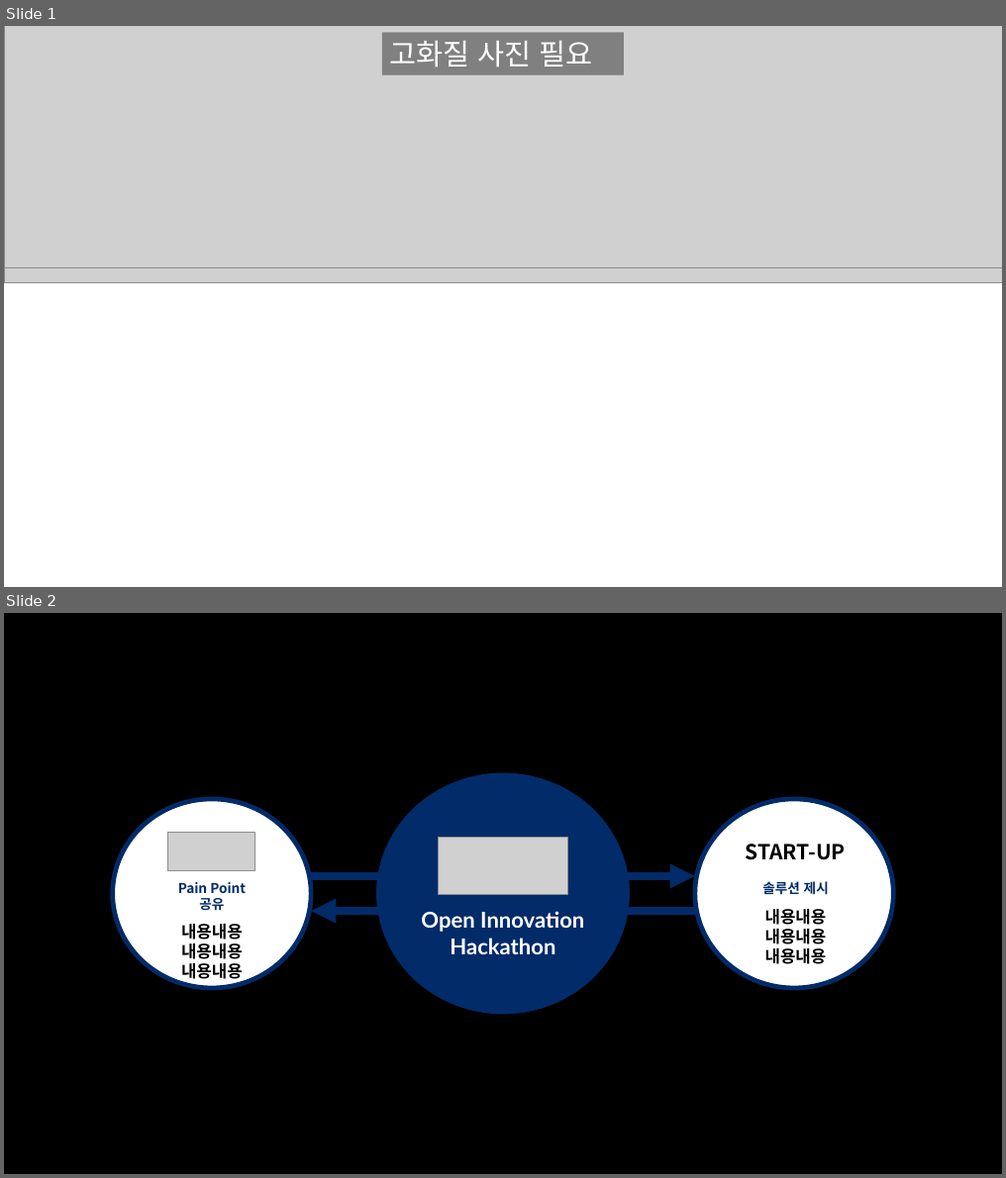
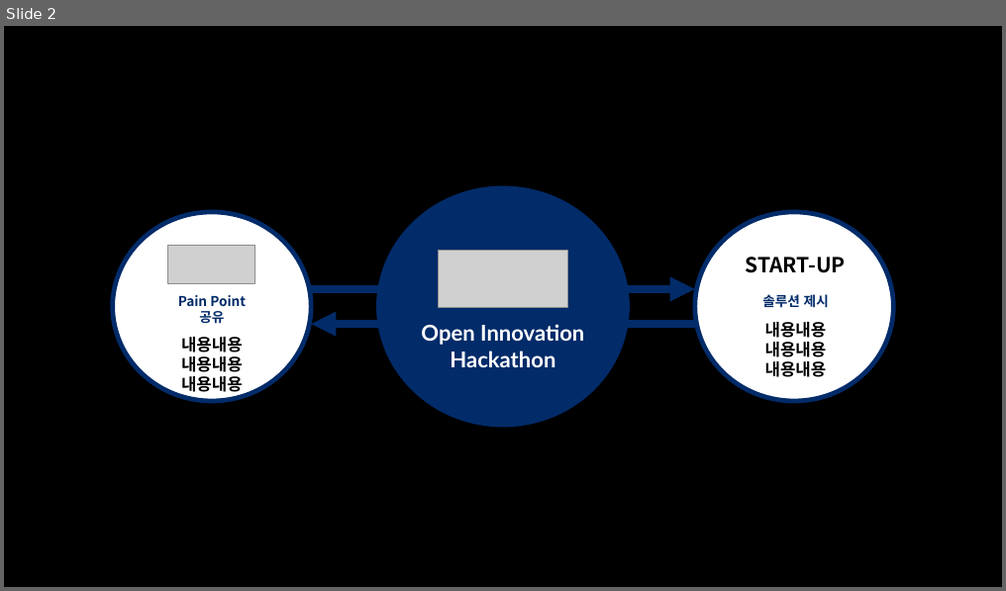
Before and after one commit to kingdoheee/batkoreaOIH, a slide deck: images/수정이미지.pptx. Shown one above the other, each under a label of ours: slides 1 and 2 before the commit, slide 2 after it. The pictures are 1006x1178 and 1006x591 pixels, drawn with LibreOffice and Linux fonts; fonts in the diff are those of the drawing; grey boxes stand for pictures. Boxes give left, top, right and bottom in pixels: in the first picture for what was removed or moved away, otherwise in the second. Text is boxed around its words. In the diff, an @@ line names an element or a change of style, - is before the commit and + after.

```diff
--- a/images/수정이미지.pptx
+++ b/images/수정이미지.pptx
@@ slide 1 removed at (x1=4, y1=26, x2=1002, y2=587), background #FFFFFF @@
@@ picture removed at (x1=4, y1=26, x2=1002, y2=269) @@
@@ rectangle removed at (x1=382, y1=32, x2=624, y2=75) @@
-고화질 사진 필요
@@ picture removed at (x1=4, y1=196, x2=1002, y2=282) @@
```
Also in this commit, not shown: 1 slide changed, 3 slides added, 7 other files.
